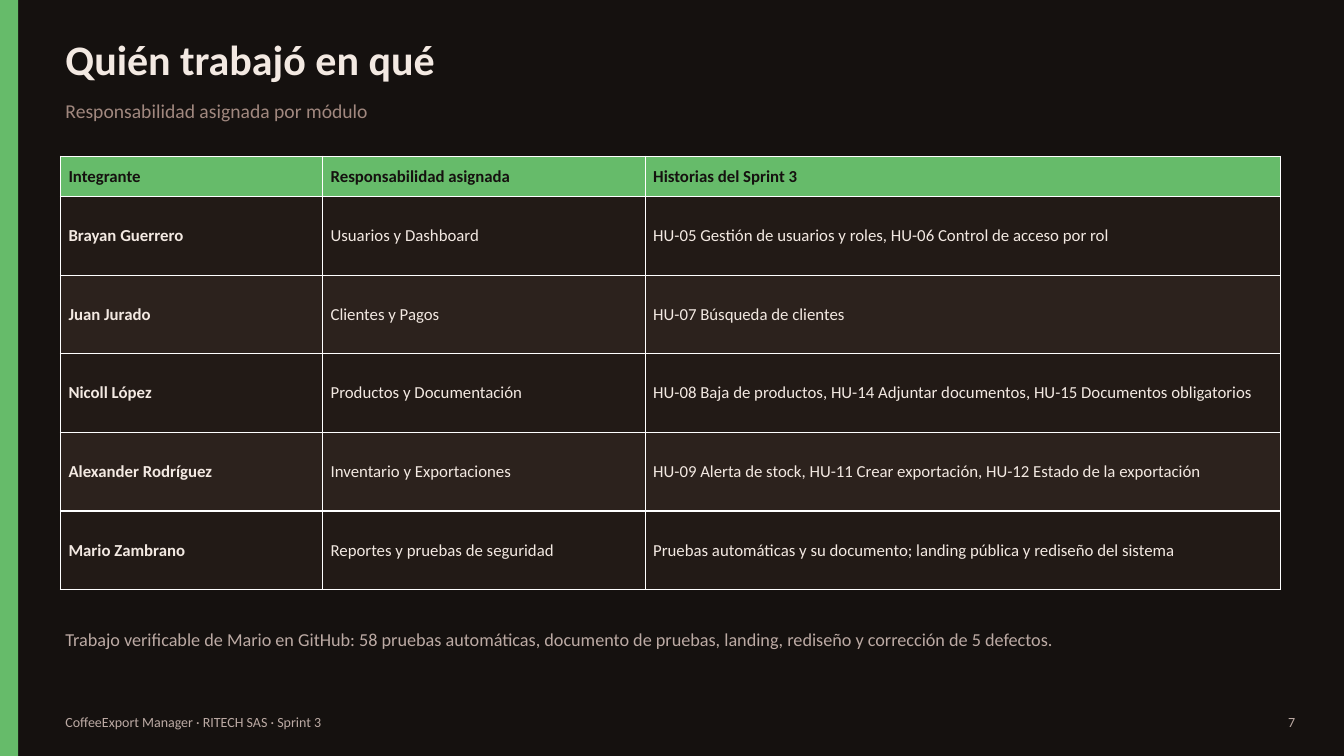
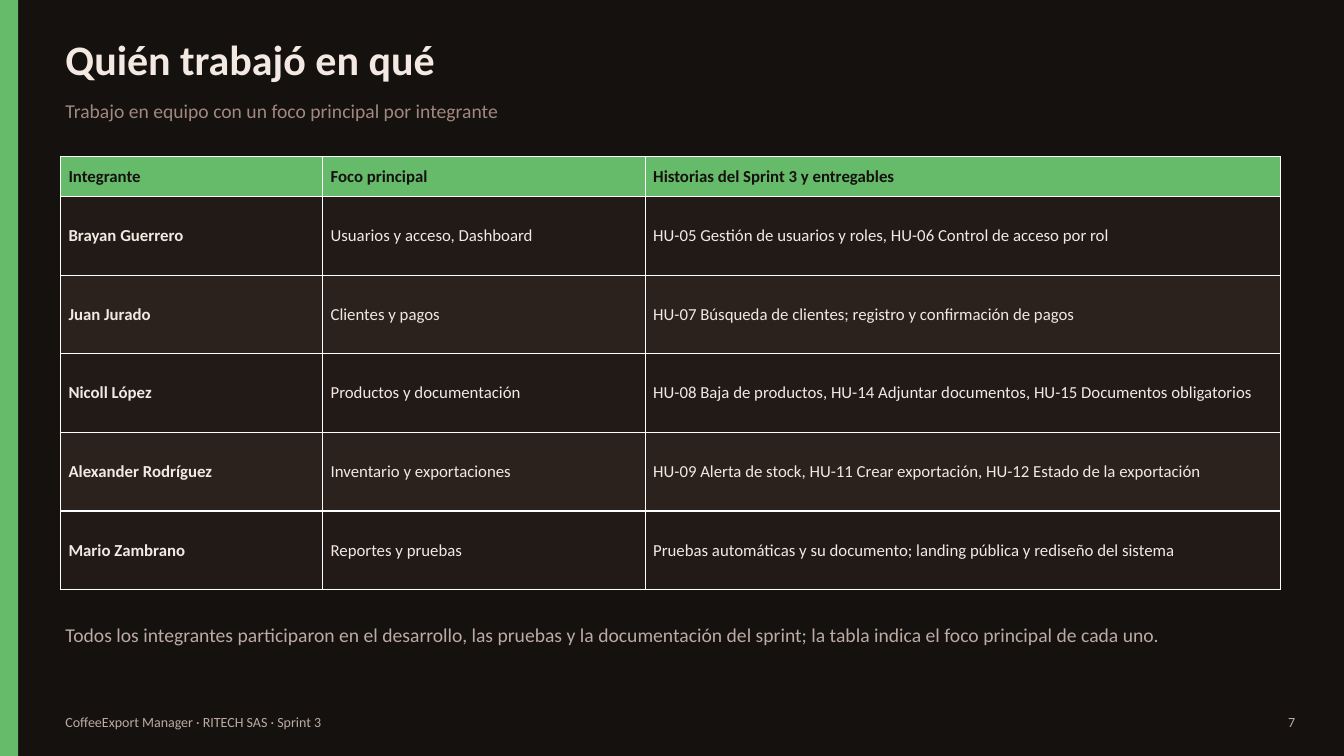
Before and after one commit to brayanckr/Proyecto-Calidad-de-software, a slide deck: slide 7 of docs/sprint3/CoffeeExport_Manager_Sprint3.pptx. Drawn at 1344x756 pixels with LibreOffice and Linux fonts; fonts in the diff are those of the drawing. Boxes give left, top, right and bottom in pixels: in the first picture for what was removed or moved away, otherwise in the second. Text is boxed around its words. In the diff, an @@ line names an element or a change of style, - is before the commit and + after.

Commit message:
Sprint 3: reparto de foco por integrante como trabajo en equipo
La diapositiva 7 indica que todos participaron y el foco principal de cada integrante.

```diff
--- a/docs/sprint3/CoffeeExport_Manager_Sprint3.pptx
+++ b/docs/sprint3/CoffeeExport_Manager_Sprint3.pptx
@@ text at bbox=[65, 104, 498, 122]: text changed @@
-Responsabilidad asignada por módulo
+Trabajo en equipo con un foco principal por integrante
@@ table at bbox=[60, 156, 1280, 590] @@
-row 1, column 2: Responsabilidad asignada
+row 1, column 2: Foco principal
-row 1, column 3: Historias del Sprint 3
+row 1, column 3: Historias del Sprint 3 y entregables
-row 2, column 2: Usuarios y Dashboard
+row 2, column 2: Usuarios y acceso, Dashboard
-row 3, column 2: Clientes y Pagos
+row 3, column 2: Clientes y pagos
-row 3, column 3: HU-07 Búsqueda de clientes
+row 3, column 3: HU-07 Búsqueda de clientes; registro y confirmación de pagos
-row 4, column 2: Productos y Documentación
+row 4, column 2: Productos y documentación
-row 5, column 2: Inventario y Exportaciones
+row 5, column 2: Inventario y exportaciones
-row 6, column 2: Reportes y pruebas de seguridad
+row 6, column 2: Reportes y pruebas
@@ text at bbox=[65, 628, 1159, 646]: text changed; size 13 to 14 pt @@
-Trabajo verificable de Mario en GitHub: 58 pruebas automáticas, documento de pruebas, landing, rediseño y corrección de 5 defectos.
+Todos los integrantes participaron en el desarrollo, las pruebas y la documentación del sprint; la tabla indica el foco principal de cada uno.
```
